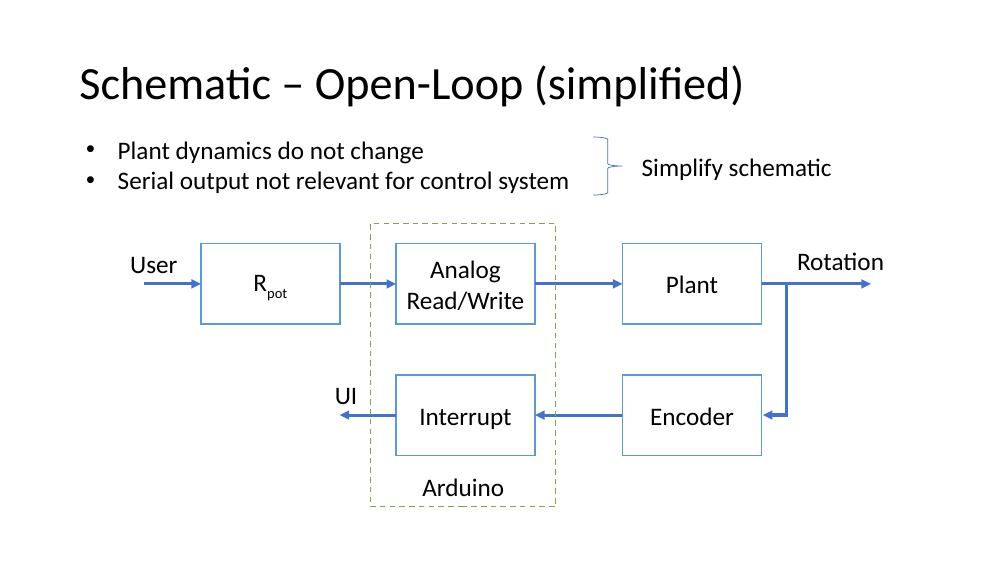
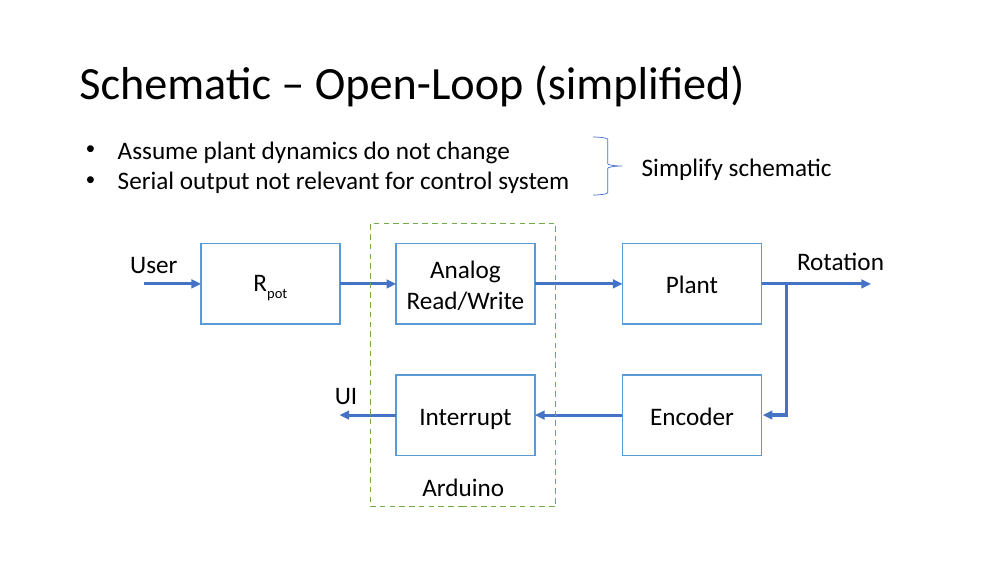
Before and after one commit to AnielShri/Simple-Arduino-PID, a slide deck: slide 4 of Overview.pptx. Drawn at 1008x567 pixels with LibreOffice and Linux fonts; fonts in the diff are those of the drawing. Boxes give left, top, right and bottom in pixels: in the first picture for what was removed or moved away, otherwise in the second. Text is boxed around its words. In the diff, an @@ line names an element or a change of style, - is before the commit and + after.

Commit message:
Updated schematics

```diff
--- a/Overview.pptx
+++ b/Overview.pptx
@@ text at <box>118,141,509,164</box>: text changed @@
-• Plant dynamics do not change
+• Assume plant dynamics do not change
```
Also in this commit, not shown: 1 other slide changed, 1 other file.
